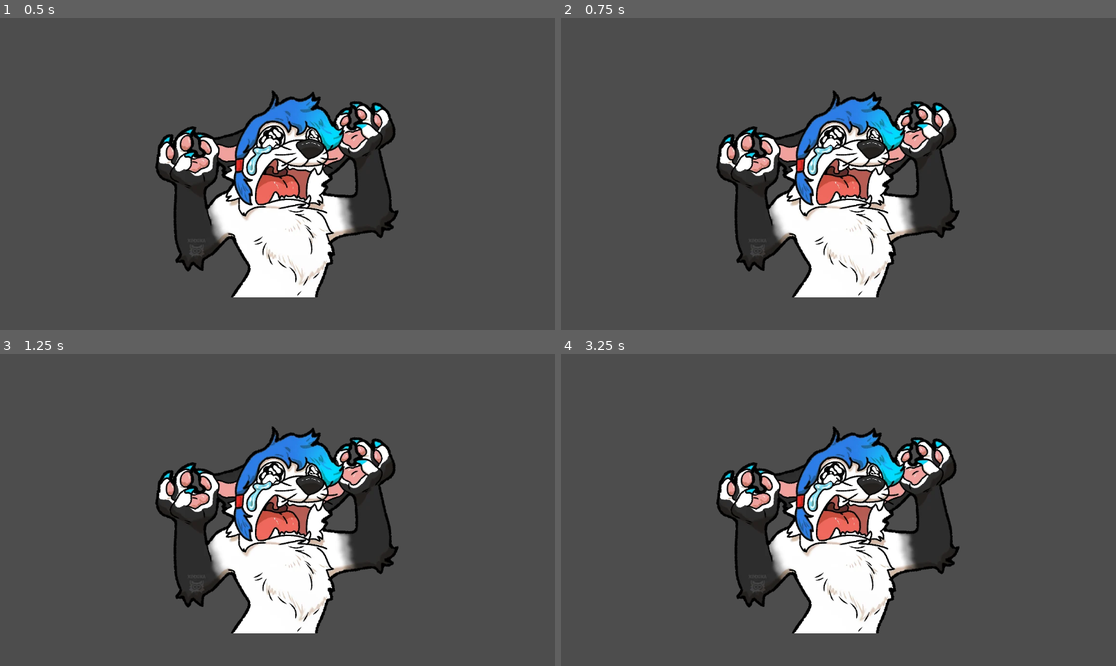
Above: before the commit, frames 1-4 (two rows, left to right).
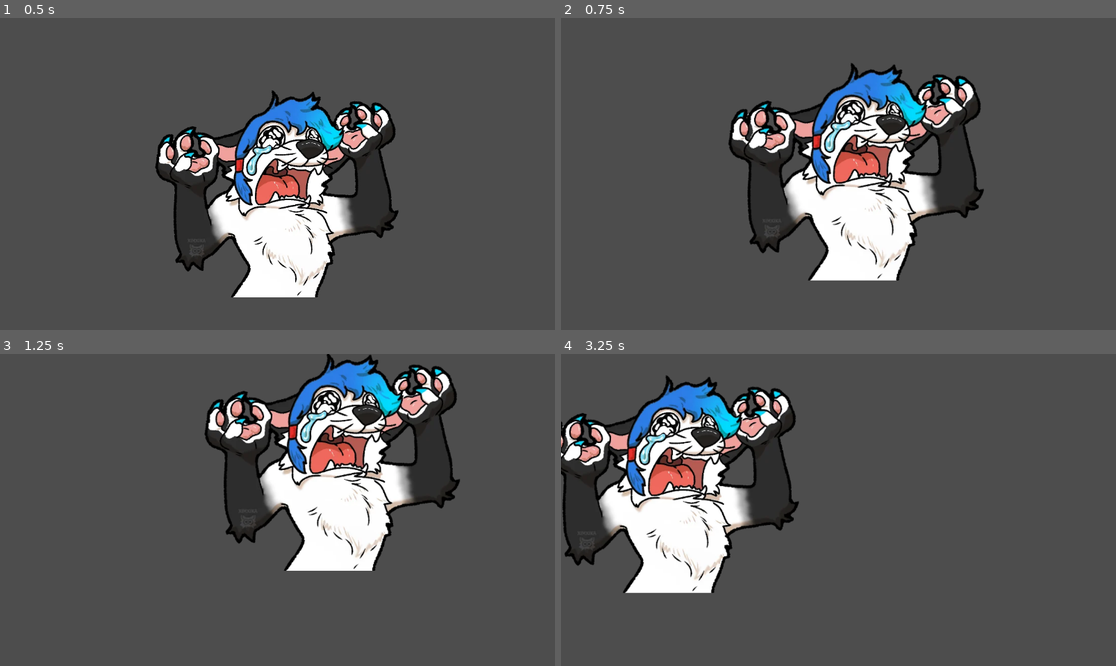
Above: after the commit, the same moments.

Repository: tekofx/sticker-holder
Game: Godot game, scene res://scenes/main.tscn
Two runs of this game, one before a commit and one after it. Both use one fixed random seed, a clock stepped at 60 frames per second and the inputs below.
Inputs (mouse positions are in pixels of both pictures, inside the frame that each line leads up to):
- Up to frame 1 (0.5 s): no input
- Up to frame 2 (0.75 s): tap Enter at 0.5 s; drag from (838, 174) to (894, 105) at 0.52 s
- Up to frame 3 (1.25 s): no input
- Up to frame 4 (3.25 s): tap Space at 1.25, 2.75 s; drag from (727, 525) to (838, 510) at 1.27 s; tap Enter at 2 s; move the mouse to (894, 441) at 2.02 s; press the mouse at (894, 441) at 2.03 s; release the mouse at (894, 441) at 2.75 s; drag from (810, 572) to (672, 463) at 2.77 s

Frame 1 is identical in both runs. In frame 2, 19% of the frame differs, in the area x 27-77%, y 14-90%; in frame 3, 28%; in frame 4, 36%, in the area x 0-72%, y 6-90%.

Commit message:
Make sticker follow cursor

Diff:
--- a/scenes/sticker.gd
+++ b/scenes/sticker.gd
@@ -2,16 +2,28 @@
 class_name Sticker
 
 var draggable:bool = false
-var is_inside_dropable:bool = false
 @onready var area_2d: Area2D = $Area2D
-
-
 
 func _ready() -> void:
 	area_2d.input_event.connect(on_click)
+	area_2d.mouse_entered.connect(on_mouse_enter)
+	area_2d.mouse_exited.connect(on_mouse_exit)
+
+
+func _process(delta: float) -> void:
+	if draggable:
+		self.global_position=get_global_mouse_position()
 
 
 func on_click(_viewport: Viewport, event: InputEvent, _shape_idx: int) -> void:
-	print(1)
 	if event.is_action_pressed("left_click"):
 		print("Clicked")
+		draggable=!draggable
+
+func on_mouse_enter():
+	print("enter")
+	self.scale=Vector2(1.05,1.05)
+
+func on_mouse_exit():
+	print("exit")
+	self.scale=Vector2(1,1)
